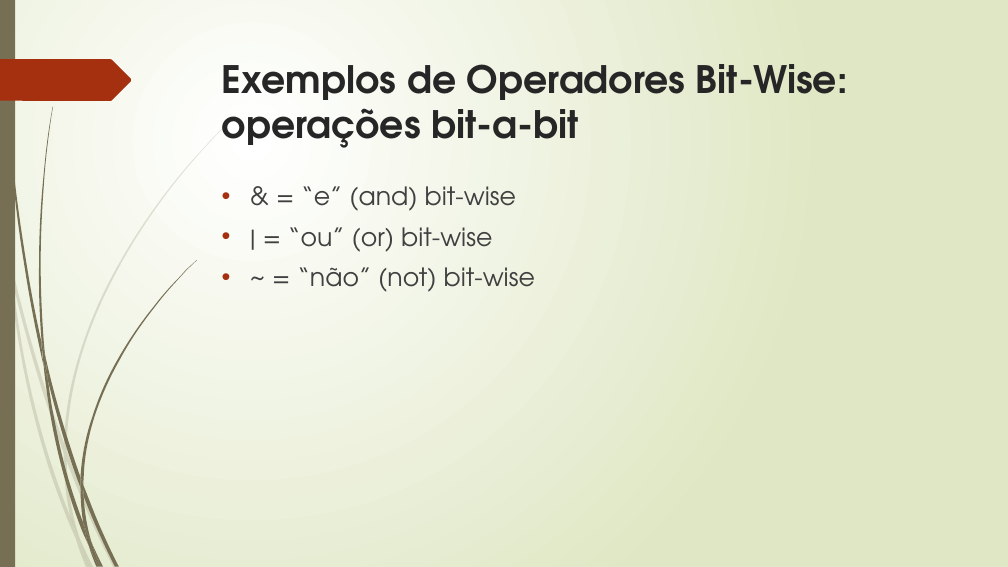
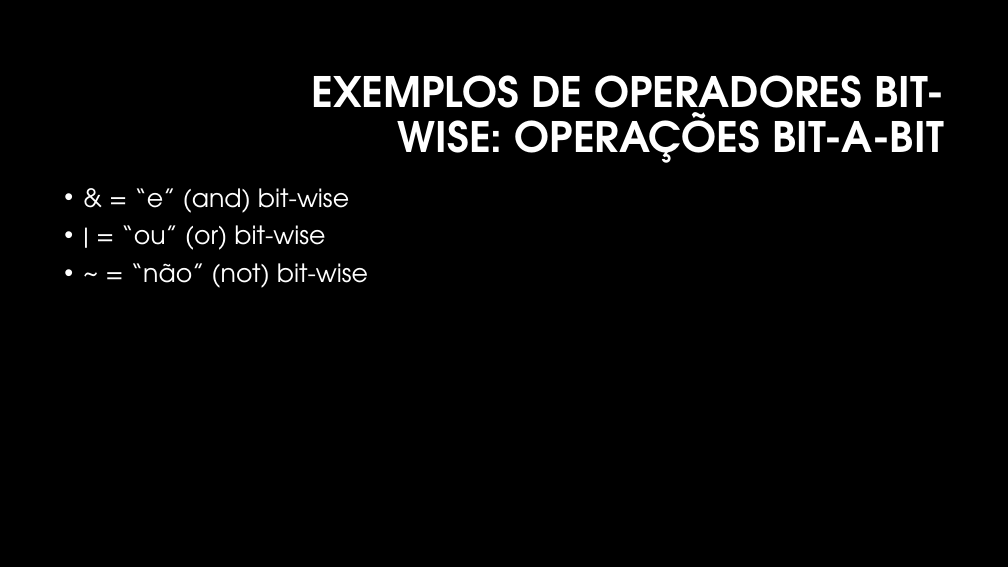
Before and after one commit to manoelcampos/sistemas-distribuidos, a slide deck: slide 3 of projects/03-non-blocking-chat-socketchannel-nio2/chat-non-blocking.pptx. Drawn at 1008x567 pixels with LibreOffice and Linux fonts; fonts in the diff are those of the drawing; background and template pictures are left out. Boxes give left, top, right and bottom in pixels: in the first picture for what was removed or moved away, otherwise in the second. Text is boxed around its words. In the diff, an @@ line names an element or a change of style, - is before the commit and + after.

```diff
--- a/projects/03-non-blocking-chat-socketchannel-nio2/chat-non-blocking.pptx
+++ b/projects/03-non-blocking-chat-socketchannel-nio2/chat-non-blocking.pptx
@@ background gradient #FFFFFF to #DFE8C4 to #000000 @@
@@ rectangle removed at (x1=0, y1=0, x2=15, y2=567) @@
@@ freeform shape removed at (x1=0, y1=59, x2=132, y2=101) @@
@@ title "EXEMPLOS DE OPERADORES BIT-WISE: OPERAÇÕES ..." at (x1=311, y1=75, x2=944, y2=163): vertical alignment top to middle @@
@@ title at (x1=311, y1=75, x2=944, y2=163): text changed; size 36 to 40 pt; text colour #262626 to #FFFFFF @@
-Exemplos de Operadores Bit-Wise: operações bit-a-bit
+EXEMPLOS DE OPERADORES BIT-WISE: OPERAÇÕES BIT-A-BIT
@@ text "& = “e” (and) bit-wise" moved from (x1=288, y1=186, x2=535, y2=292) to (x1=121, y1=188, x2=368, y2=288) @@
@@ text "& = “e” (and) bit-wise" at (x1=121, y1=188, x2=368, y2=288): text colour #404040 to #FFFFFF; indent changed; line spacing 1 to 0.9 @@
@@ group removed at (x1=0, y1=116, x2=236, y2=567): 10 freeform shapes @@
@@ group removed at (x1=2, y1=0, x2=197, y2=567): 12 freeform shapes @@
```
Also in this commit, not shown: 14 other slides changed, 2 other files.
